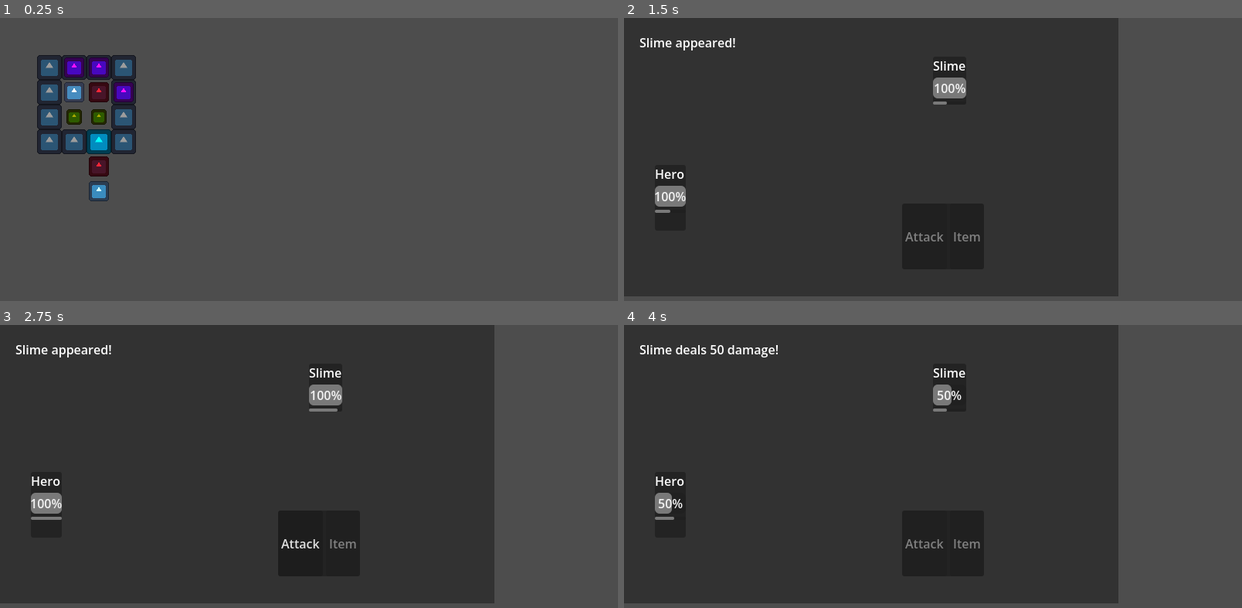
Above: before the commit, frames 1-4 (two rows, left to right).
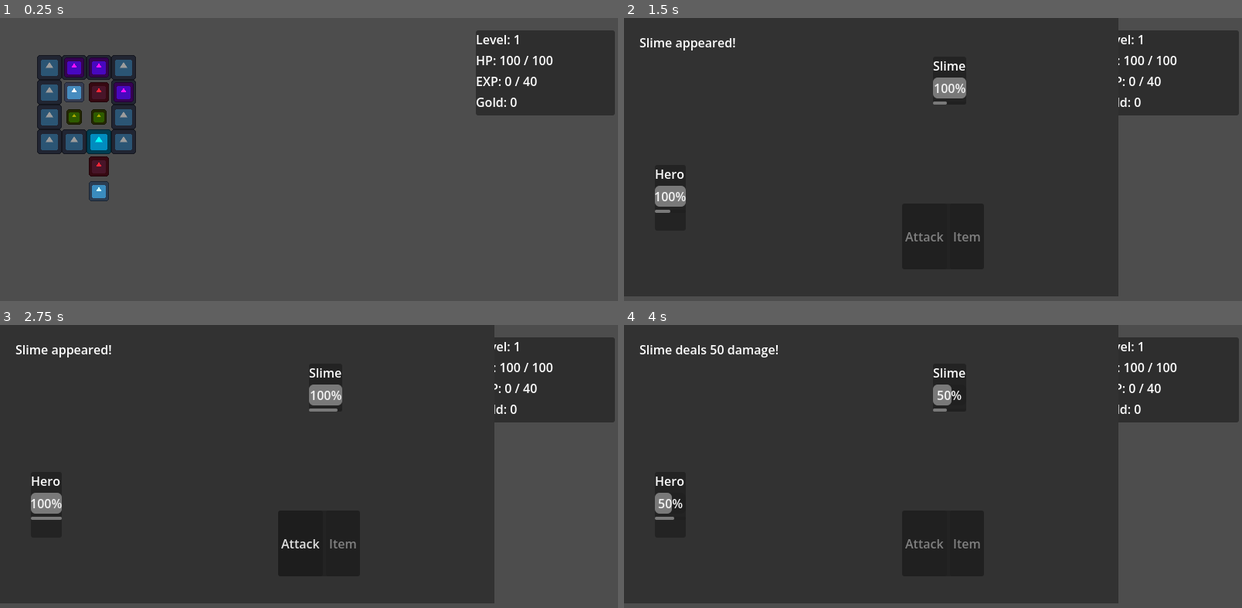
Above: after the commit, the same moments.

Repository: yifan-lee/Realmwand_The_First_Tower
Game: Godot game, scene res://scenes/main.tscn
Same seed, same stepped clock (60 frames per second), same inputs: the game is played once before the commit and once after it. The engine's default icon, where the game draws it, is replaced by a stand-in: a white triangle on a blue panel in a dark square.
Inputs:
- Up to frame 1 (0.25 s): no input
- Up to frame 2 (1.5 s): tap Enter at 0.5 s; hold D (move_right) 0.53-1.28 s; hold E (interact) 0.53-1.28 s; tap Space at 1.25 s; hold S (move_down) from 1.28 s (still down); tap E (interact) at 1.35 s
- Up to frame 3 (2.75 s): release S (move_down) at 2.03 s; hold D (move_right) from 2.03 s (still down); hold E (interact) from 2.03 s (still down)
- Up to frame 4 (4 s): release D (move_right) at 2.75 s; release E (interact) at 2.75 s; click "Attack" at 2.75 s; hold W (move_up) from 3.53 s (still down); tap E (interact) at 3.6 s

The runs differ from the first frame. In frame 1, 6.7% of the frame differs, in the area x 77-100%, y 4-35%; in frame 2, 5.8%; in frame 3, 5.8%; in frame 4, 5.8%.

Commit message:
abstruct enemy and item

Diff:
--- a/scenes/canvas_layer.tscn
+++ b/scenes/canvas_layer.tscn
@@ -1,6 +1,30 @@
 [gd_scene format=3 uid="uid://km2p83ut3fws"]
 
 [node name="CanvasLayer" type="CanvasLayer" unique_id=1158568077]
+
+[node name="StatsPanel" type="PanelContainer" parent="." unique_id=915398507]
+offset_left = 600.0
+offset_right = 780.0
+offset_bottom = 110.0
+
+[node name="Stat" type="VBoxContainer" parent="StatsPanel" unique_id=674535614]
+layout_mode = 2
+
+[node name="LevelLabel" type="Label" parent="StatsPanel/Stat" unique_id=189204803]
+layout_mode = 2
+text = "Level: 1"
+
+[node name="HealthLabel" type="Label" parent="StatsPanel/Stat" unique_id=554788657]
+layout_mode = 2
+text = "HP: 100 / 100"
+
+[node name="ExperienceLabel" type="Label" parent="StatsPanel/Stat" unique_id=834079685]
+layout_mode = 2
+text = "EXP: 0 / 40"
+
+[node name="GoldLabel" type="Label" parent="StatsPanel/Stat" unique_id=2037608488]
+layout_mode = 2
+text = "Gold: 0"
 
 [node name="PickupMessage" type="Label" parent="." unique_id=68486323]
 custom_minimum_size = Vector2(16, 0)
--- a/scripts/battle.gd
+++ b/scripts/battle.gd
@@ -184,7 +184,7 @@
 	if player_data == null:
 		return
 
-	if player_data.current_health >= player_data.max_value:
+	if player_data.current_health >= player_data.max_health:
 		return
 
 	var used_item := player_data.consume_item(
--- a/scripts/main.gd
+++ b/scripts/main.gd
@@ -15,6 +15,18 @@
 	$WorldEnemy2,
 ]
 @onready var battle_layer: CanvasLayer = $BattleLayer
+@onready var level_label: Label = (
+	$UI/StatsPanel/Stat/LevelLabel
+)
+@onready var health_label: Label = (
+	$UI/StatsPanel/Stat/HealthLabel
+)
+@onready var experience_label: Label = (
+	$UI/StatsPanel/Stat/ExperienceLabel
+)
+@onready var gold_label: Label = (
+	$UI/StatsPanel/Stat/GoldLabel
+)
 
 const CORRECT_SEQUENCE: Array[int] = [2, 1, 3]
 const BATTLE_SCENE: PackedScene = preload(
@@ -39,6 +51,7 @@
 	player.rewards_received.connect(_on_rewards_received)
 	player.leveled_up.connect(_on_player_leveled_up)
 	player.weapon_equipped.connect(_on_weapon_equipped)
+	_update_player_hud()
 
 
 func _on_player_item_added(item_name: String) -> void:
@@ -124,6 +137,7 @@
 		player.set_process_unhandled_input(true)
 	else:
 		player.restore_full_health()
+		_update_player_hud()
 		await get_tree().process_frame
 		_start_battle()
 
@@ -136,10 +150,12 @@
 		% [experience_gained, gold_gained]
 	)
 	pickup_message_timer.start()
+	_update_player_hud()
 
 func _on_player_leveled_up(new_level: int) -> void:
 	pickup_message.text = "Level Up! Level %d" % new_level
 	pickup_message_timer.start()
+	_update_player_hud()
 
 func _on_weapon_equipped(
 	weapon_name: String,
@@ -150,3 +166,24 @@
 		% [weapon_name, total_attack_power]
 	)
 	pickup_message_timer.start()
+
+func _update_player_hud() -> void:
+	level_label.text = "Level: %d" % player.level
+
+	health_label.text = (
+		"HP: %d / %d"
+		% [
+			player.current_health,
+			player.max_health,
+		]
+	)
+
+	experience_label.text = (
+		"EXP: %d / %d"
+		% [
+			player.experience,
+			player.experience_to_next_level,
+		]
+	)
+
+	gold_label.text = "Gold: %d" % player.gold
